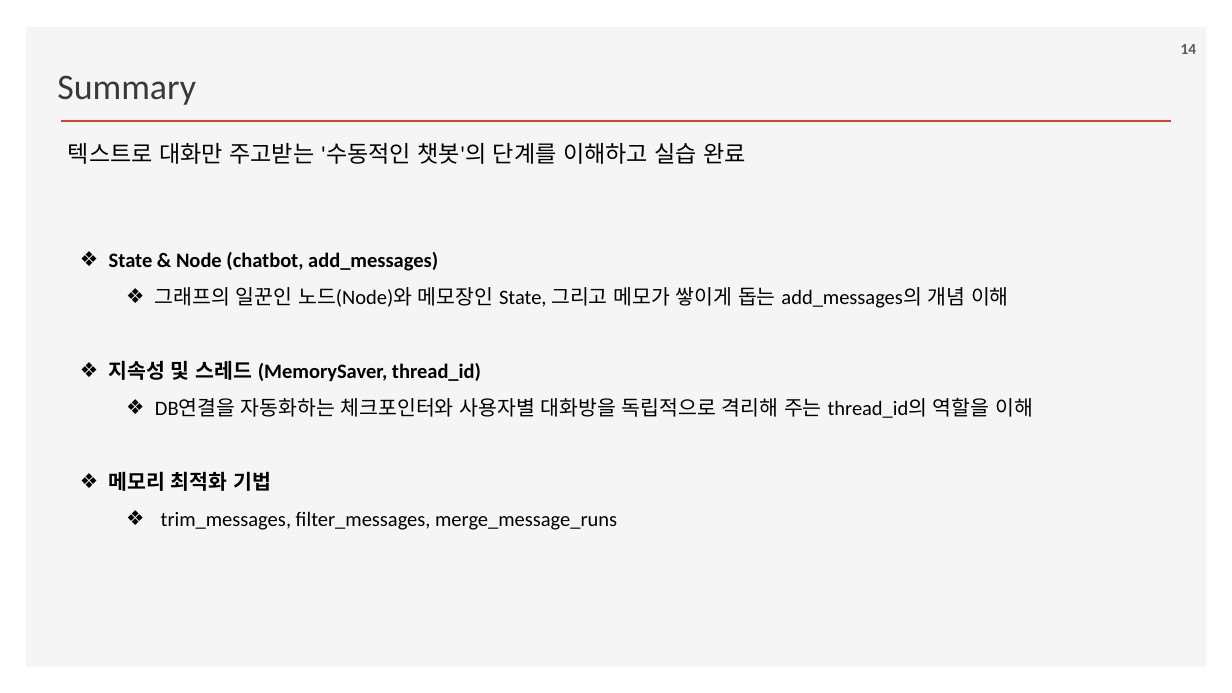
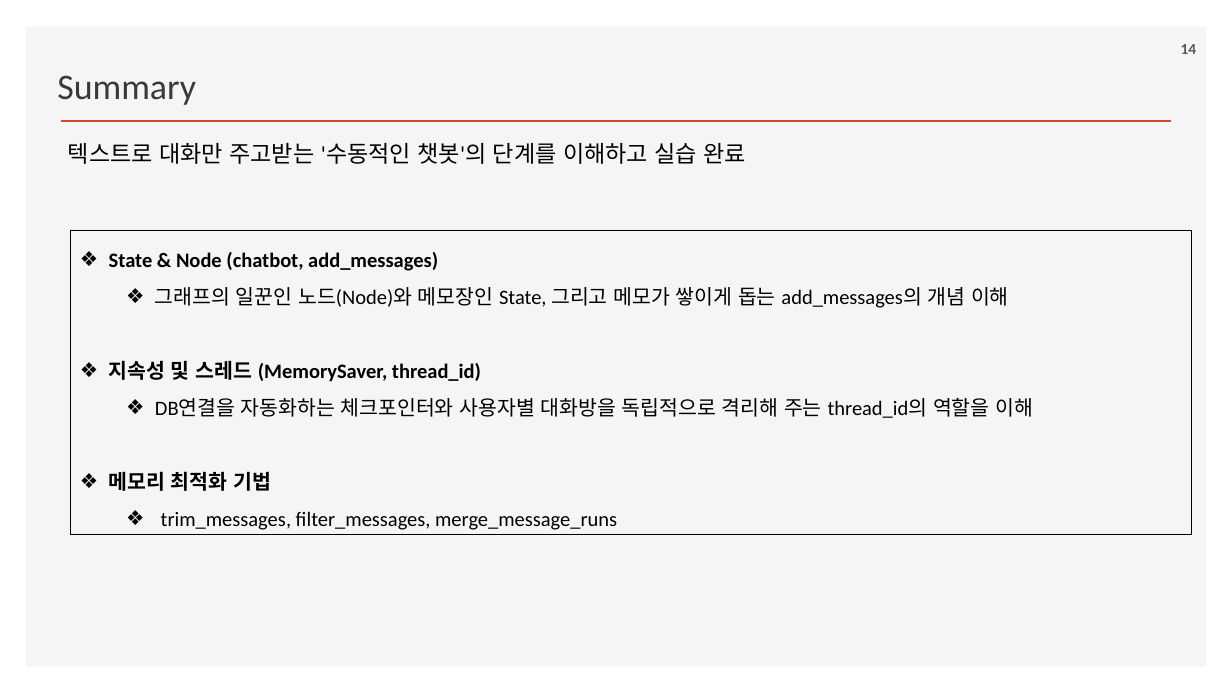
Before and after one commit to ancestor9/2026_Fall_Learning-Langchain-AI-Agent, a slide deck: slide 14 of ppts/CHAPTER 4 Using LangGraph to Add Memory to Your Chatbot.pptx. Drawn at 1232x693 pixels with LibreOffice and Linux fonts; fonts in the diff are those of the drawing; background and template pictures are left out. Boxes give left, top, right and bottom in pixels: in the first picture for what was removed or moved away, otherwise in the second. Text is boxed around its words. In the diff, an @@ line names an element or a change of style, - is before the commit and + after.

```diff
--- a/ppts/CHAPTER 4 Using LangGraph to Add Memory to Your Chatbot.pptx
+++ b/ppts/CHAPTER 4 Using LangGraph to Add Memory to Your Chatbot.pptx
@@ rectangle "State & Node (chatbot, add_messages)" resized from (x1=109, y1=252, x2=1033, y2=530) to (x1=71, y1=230, x2=1192, y2=534) @@
@@ rectangle "State & Node (chatbot, add_messages)" at (x1=71, y1=230, x2=1192, y2=534): outline none to #000000 0.75 pt @@
```
Also in this commit, not shown: 10 other slides changed, 1 slide added, 1 slide removed.
